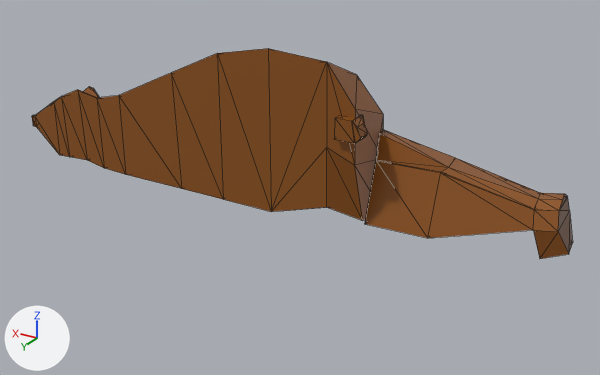
Renders of the glTF model assets/bear.glb from each side of a commit.
Rendered twice from a camera (50 mm lens) standing at (-4.24, 5.9, 2.19) and looking at (-0.66, -0.07, -0.8). Arrows for +X, +Y and +Z are at lower left; the lights stay in place. Mesh edges are drawn as thin lines. Where no turn or scale is listed for an object, it has been applied to the vertices. Vertices at the same position are counted once.
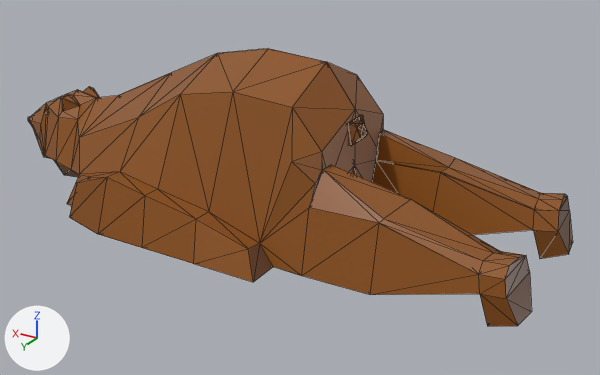
Commit message: Update bear

Pixel boxes (x1, y1, x2, y2) of what changed, in the pictures (600 x 375 px):
'Cube', reshaped (32% taller): before (32, 49, 573, 259); after (28, 49, 573, 326)
part 1 of me_cube, added: after (348, 117, 367, 146)
part 2 of me_cube, built on: before (171, 54, 223, 199); after (28, 49, 532, 326)

What the commit changed:
me_cube is used by ob_cube; location (0.0, 0.0, 0.0).
me_cube had 167 vertices, 324 faces and spanned x -2.99..2.72, y -1.18..0.06, z -1.08..0.47.
me_cube now has 326 vertices, 643 faces and spans x -2.99..2.72, y -1.18..1.18, z -1.08..0.47.
me_cube part 1: the loose piece of 16 vertices spanning x -1.32..-1.08, y -0.13..0.06, z -0.21..-0.02 is copied, and the copy is mirrored in y about the mesh origin; it spans x -1.32..-1.08, y -0.06..0.13, z -0.21..-0.02.
Part 2, on me_cube:
2 faces are deleted.
125 vertices are added at x -2.99..2.72, y -0.01..1.18, z -1.08..0.47.
261 new faces join them.
